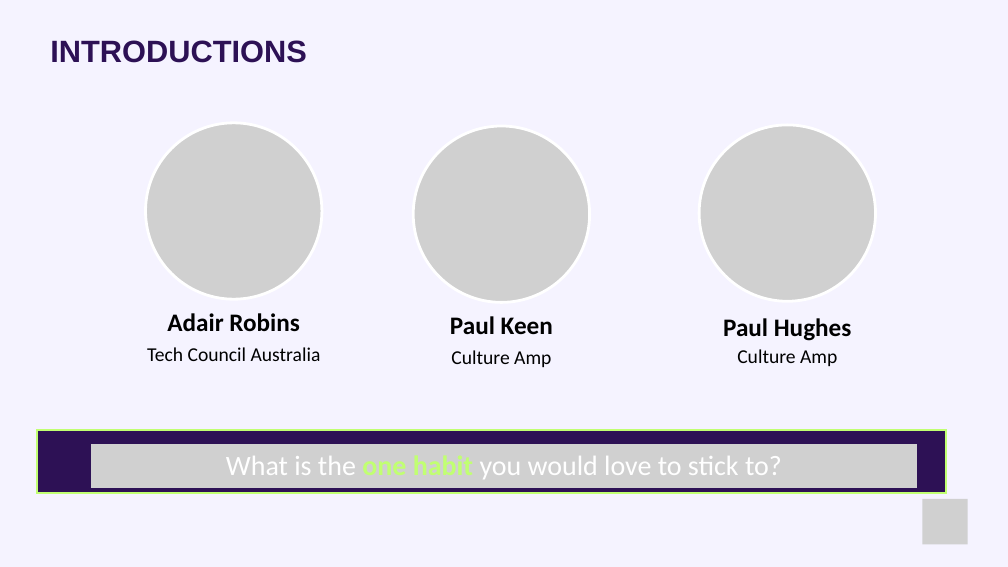
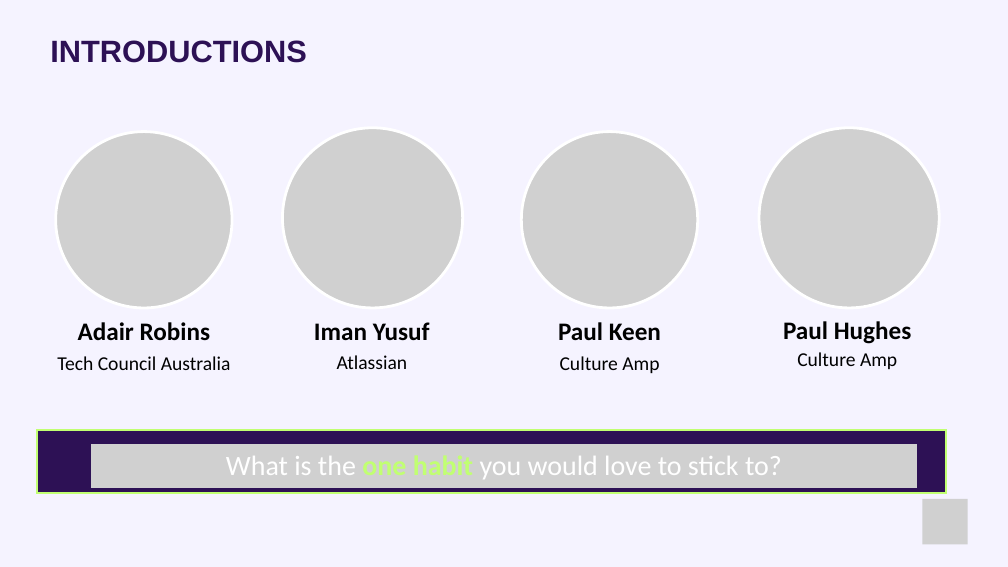
Before and after one commit to paulkeen/tca-habits, a slide deck: slide 5 of docs/Master_Back in the Code v2.pptx (slide 4 before the commit). Drawn at 1008x567 pixels with LibreOffice and Linux fonts; fonts in the diff are those of the drawing; grey boxes stand for pictures. Boxes give left, top, right and bottom in pixels: in the first picture for what was removed or moved away, otherwise in the second. Text is boxed around its words. In the diff, an @@ line names an element or a change of style, - is before the commit and + after.

```diff
--- a/docs/Master_Back in the Code v2.pptx
+++ b/docs/Master_Back in the Code v2.pptx
@@ picture added at box(282, 128, 463, 308) @@
@@ picture: place and size @@
-picture at box(699, 125, 875, 301)
+picture at box(759, 128, 939, 308)
@@ text added at box(314, 322, 430, 341), 36 pt, text #000000, bold @@
+Iman Yusuf
@@ text "Paul Hughes": place and size @@
-text "Paul Hughes" at box(723, 318, 852, 341)
+text "Paul Hughes" at box(783, 321, 912, 344)
@@ 2 texts, 1 picture: place and size @@
-2 texts, 1 picture at box(146, 123, 322, 361)
+2 texts, 1 picture at box(55, 132, 232, 370)
@@ text added at box(337, 355, 408, 369), 28 pt, text #000000 @@
+Atlassian
@@ 2 texts, 1 picture: place and size @@
-2 texts, 1 picture at box(413, 126, 590, 367)
+2 texts, 1 picture at box(521, 132, 698, 373)
@@ text "Culture Amp": place and size @@
-text "Culture Amp" at box(737, 349, 837, 366)
+text "Culture Amp" at box(797, 352, 897, 369)
```
Also in this commit, not shown: 1 other slide changed, 1 slide added.
